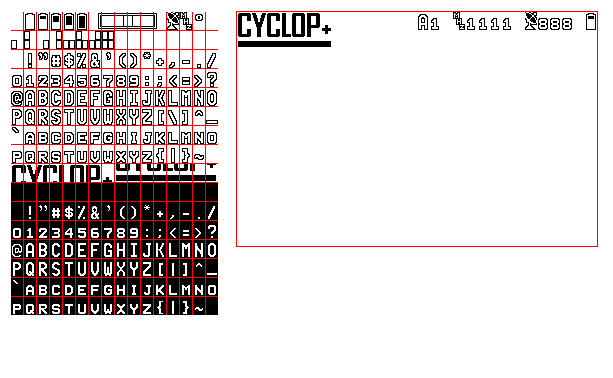
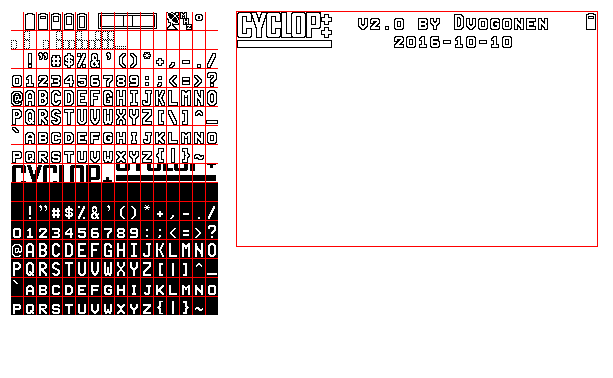
Layers edited between the first and the second 613 × 378 image:
painted on "Screen" over left=358, top=12, right=593, bottom=48
painted on "Logo" over left=237, top=12, right=332, bottom=48
hid "Grid" over left=237, top=12, right=593, bottom=48
removed layer "Characters" over left=11, top=17, right=126, bottom=49
added layer "characters" above "chargrid" over left=11, top=17, right=126, bottom=49
added layer "chargrid" over left=11, top=17, right=126, bottom=49
